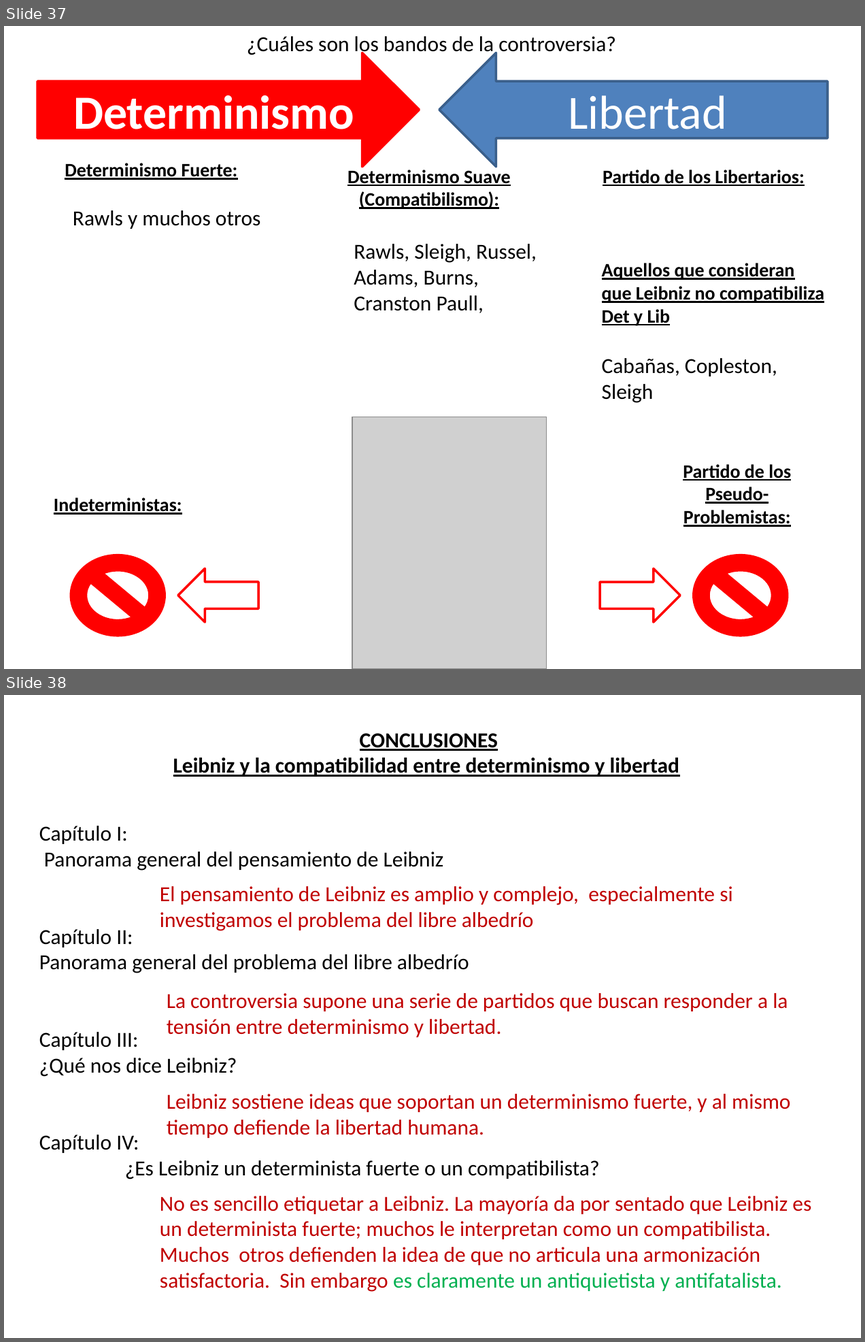
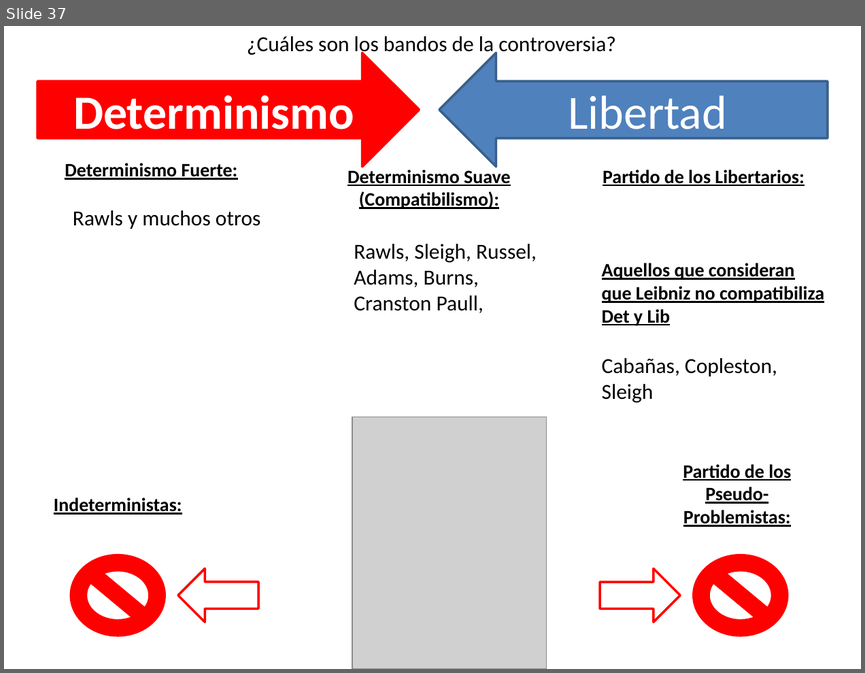
Before and after one commit to zaboltar/Area51_Clases, a slide deck: leibniz/exposición leibniz et libero arbitro.pptx. Shown one above the other, each under a label of ours: slides 37 and 38 before the commit, slide 37 after it. The pictures are 865x1342 and 865x673 pixels, drawn with LibreOffice and Linux fonts; fonts in the diff are those of the drawing; grey boxes stand for pictures. Boxes give left, top, right and bottom in pixels: in the first picture for what was removed or moved away, otherwise in the second. Text is boxed around its words. In the diff, an @@ line names an element or a change of style, - is before the commit and + after.

Commit message:
LeibnizForClass

```diff
--- a/leibniz/exposición leibniz et libero arbitro.pptx
+++ b/leibniz/exposición leibniz et libero arbitro.pptx
@@ slide 38 removed at bbox=[4, 695, 861, 1338], background #FFFFFF @@
@@ text removed at bbox=[173, 733, 679, 777] @@
-CONCLUSIONES
-Leibniz y la compatibilidad entre determinismo y libertad
@@ text removed at bbox=[39, 826, 600, 1179] @@
-Capítulo I:
-Panorama general del pensamiento de Leibniz
-Capítulo II:
-Panorama general del problema del libre albedrío
-Capítulo III:
-¿Qué nos dice Leibniz?
-Capítulo IV:
-¿Es Leibniz un determinista fuerte o un compatibilista?
@@ text removed at bbox=[160, 886, 733, 931] @@
-El pensamiento de Leibniz es amplio y complejo, especialmente si investigamos el problema del libre albedrío
@@ text removed at bbox=[167, 993, 787, 1037] @@
-La controversia supone una serie de partidos que buscan responder a la tensión entre determinismo y libertad.
@@ text removed at bbox=[167, 1093, 790, 1138] @@
-Leibniz sostiene ideas que soportan un determinismo fuerte, y al mismo tiempo defiende la libertad humana.
@@ text removed at bbox=[160, 1195, 811, 1291] @@
-No es sencillo etiquetar a Leibniz. La mayoría da por sentado que Leibniz es un determinista fuerte; muchos le interpretan como un compatibilista. Muchos otros defienden la idea de que no articula una armonización satisfactoria. Sin embargo es claramente un antiquietista y antifatalista.
```
Also in this commit, not shown: 5 slides changed, 1 other file.
